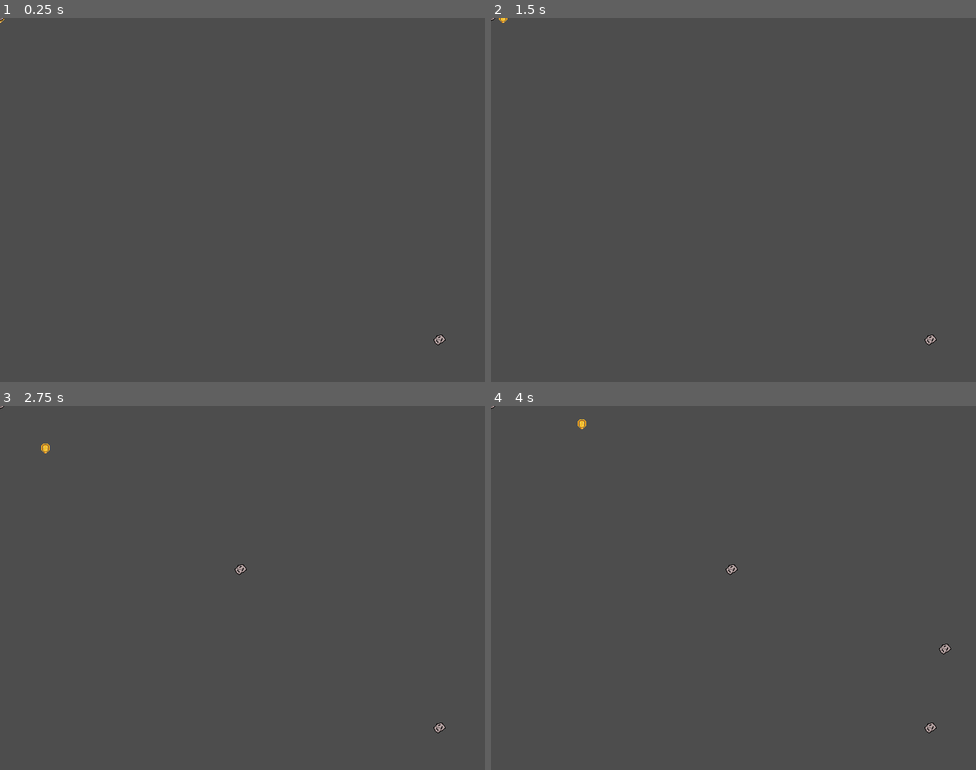
Above: before the commit, frames 1-4 (two rows, left to right).
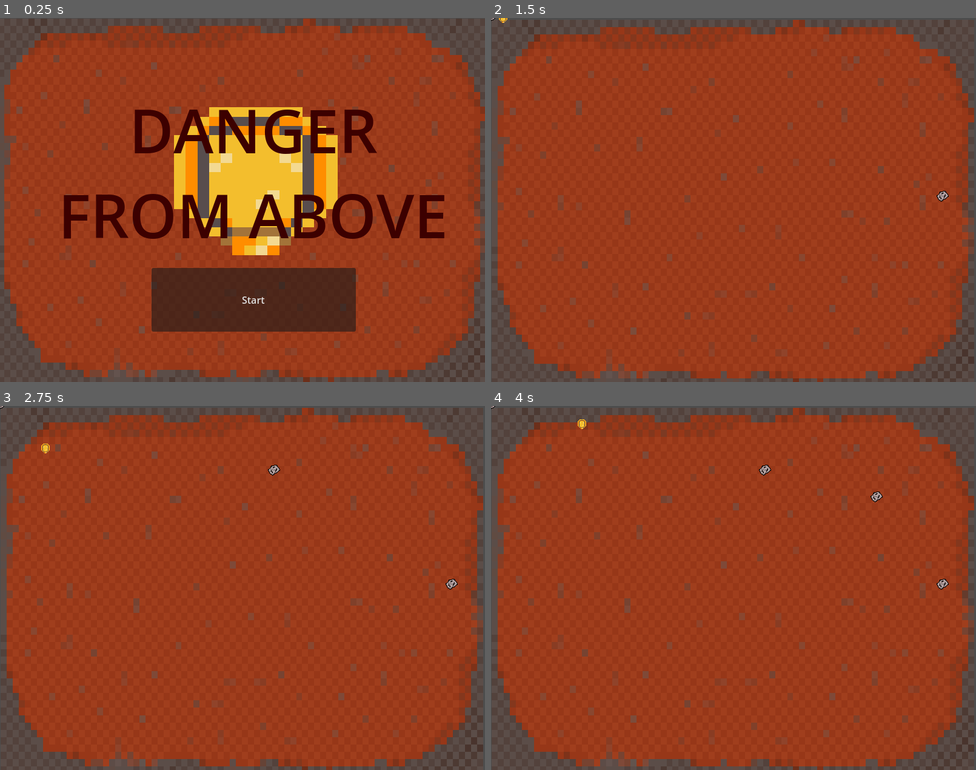
Above: after the commit, the same moments.

Repository: GraceLanBM/ProjectLimitedSpace
Game: Godot game, scene res://menu/StartMenu.tscn
Two runs of this game, one before a commit and one after it. Both use one fixed random seed, a clock stepped at 60 frames per second and the inputs below. Before the commit the project starts from res://main.tscn.
Inputs (mouse positions are in pixels of both pictures, inside the frame that each line leads up to):
- Up to frame 1 (0.25 s): no input
- Up to frame 2 (1.5 s): click (743, 298) at 0.5 s, where only the run after the commit has a clickable "Start"; tap Enter at 1.25 s; hold D (move_right) from 1.28 s (still down)
- Up to frame 3 (2.75 s): tap Space at 2 s; release D (move_right) at 2.03 s; hold S (move_down) from 2.03 s (still down)
- Up to frame 4 (4 s): release S (move_down) at 2.78 s; hold D (move_right) 2.78-3.53 s; hold W (move_up) from 3.53 s (still down)

The runs differ from the first frame. In frame 1, 89% of the frame differs, in the area x 0-100%, y 0-100%; in frame 2, 89%, in the area x 1-100%, y 0-100%; in frame 3, 89%; in frame 4, 89%.

Commit message:
Start Menu at Start and Background in main

Diff:
--- a/main.tscn
+++ b/main.tscn
@@ -1,12 +1,19 @@
-[gd_scene load_steps=5 format=3 uid="uid://dvkxwabls2hu1"]
+[gd_scene load_steps=6 format=3 uid="uid://dvkxwabls2hu1"]
 
 [ext_resource type="Script" path="res://main.gd" id="1_1pgh2"]
 [ext_resource type="PackedScene" uid="uid://rouhfei2s8lk" path="res://player/player.tscn" id="1_cjq46"]
+[ext_resource type="Texture2D" uid="uid://j5315gq8yb3k" path="res://images/Background.png" id="2_86254"]
 [ext_resource type="Script" path="res://menu/TotalTimer.gd" id="2_funbm"]
 [ext_resource type="PackedScene" uid="uid://d3c3lvsn1k3y3" path="res://rock/rock.tscn" id="3_trbkf"]
 
 [node name="Main" type="Node"]
 script = ExtResource("1_1pgh2")
+
+[node name="Background" type="Sprite2D" parent="."]
+texture_filter = 1
+position = Vector2(399, 304.5)
+scale = Vector2(9.95, 12.06)
+texture = ExtResource("2_86254")
 
 [node name="Player" parent="." instance=ExtResource("1_cjq46")]
 
--- a/menu/StartMenu.gd
+++ b/menu/StartMenu.gd
@@ -1,6 +1,6 @@
 extends Node2D
 
-
+var simultaneous_scene = preload("res://main.tscn").instantiate()
 # Called when the node enters the scene tree for the first time.
 func _ready():
 	pass # Replace with function body.
@@ -12,5 +12,5 @@
 
 
 func _on_button_pressed():
-	#Presses start button then loads main scene
-	get_tree().change_scene("res://main.tscn")
+	get_tree().root.add_child(simultaneous_scene)
+	hide()
--- a/project.godot
+++ b/project.godot
@@ -11,7 +11,7 @@
 [application]
 
 config/name="ProjectLimitedSpace"
-run/main_scene="res://main.tscn"
+run/main_scene="res://menu/StartMenu.tscn"
 config/features=PackedStringArray("4.1", "Forward Plus")
 config/icon="res://icon.svg"
 
